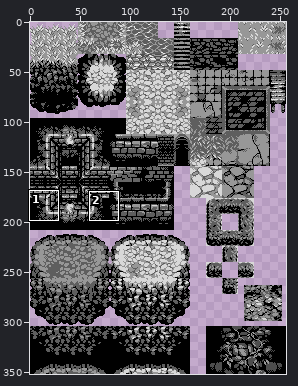
Sprite sheet -- sprites/spr_gb12_level_tileset/e9b1e88f-fd84-4199-b6e1-a33957f27e96.png. Above: a wide view before the commit, with the close-up outlined.
Close-up. As it was:
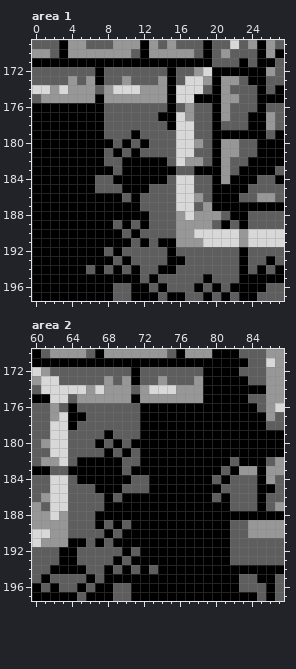
The file is 256x352 pixels. Colours within 5 levels of each other are drawn and written as one. Shown: area 1: x 0..27, y 169..197; area 2: x 60..87, y 170..197.
The same view after the edit:
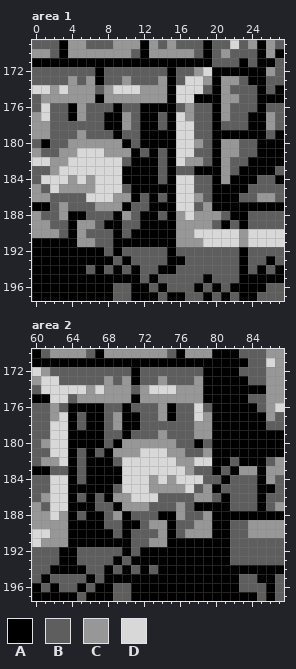
Palette (. is transparent): A #000000  B #5e5e5e  C #979797  D #d8d8d8
Edits made:
--- area 1
@@ x 0..17 @@
 175 BCCCCCCACCCCCCCADD
-176 AAAAAAAABBBBBBBABC
-177 AAAAAAAABBBBBBAADC
-178 AAAAAAAABBBBBBBADD
-179 AAAAAAAABBBABBBBDD
-180 AAAAAAAAABABABBBDD
-181 AAAAAAAABABABBBBDD
-182 AAAAAAAABBAAAAABDC
-183 AAAAAAAAABAAAAAABB
-184 AAAAAAABBAAAAAABDD
-185 AAAAAAABBBAAABBBDD
-186 AAAAAAAAAABABBBBDD
-187 AAAAAAAAAAAABBBBDD
-188 AAAAAAAAAAAAABBBCD
-189 AAAAAAAAABABABBBCC
-190 AAAAAAAAAABABBBBCC
-191 AAAAAAAAAAABABAACC
+176 BDBBACBBBABBAAAABC
+177 CDBBACBBAACBAABADC
+178 CCBBBBBBAACBAABADD
+179 CCBBBCBBBABBAAAADD
+180 BABBCCCCCCABAAAADD
+181 CBBCCDDDCCCABABADD
+182 DDCCDDDDDDBAAABADC
+183 BBCDDDDDDDAAAABABB
+184 BDDDCDCDDDAAAABADD
+185 CBDCCCCDDDBAAAAADD
+186 CCBBBBDDDCCABABADD
+187 AABCBBBCCCABBAAADD
+188 CBBCAABBBACBAABACD
+189 CCBBACCBAABBAAAACC
+190 CCCBACBBBABAAAAACC
+191 AAAAACCBBAAAAAAACC
 192 AAAAAAAABABBBBBABB
--- area 2
@@ x 60..87 @@
 175 AADDBCCCCCCACCCCCCCAAAAABBCC
-176 BBCBABBBBBBBAAAAAAAAAAAAABCD
-177 BBCDAABBBBBBAAAAAAAAAAAAAACB
-178 BBDDABBBBBBBAAAAAAAAAAAAAABB
-179 BBDDBBBBABBBAAAAAAAAAAAAAAAA
-180 BCDDBBBABABAAAAAAAAAAAAAAAAA
-181 BBDDBBBBABABAAAAAAAAAAAAAAAA
-182 BCCDBAAAAABBAAAAAAAAAABAAABC
-183 AABBAAAAAABAAAAAAAAAABACCACC
-184 BBDDBAAAAAABBAAAAAAABABBBACB
-185 BBDDBBBAAABBBAAAAAAAABBBBAAB
-186 BCDDBBBBABAAAAAAAAAABABBBABB
-187 CBDDBBBBAAAAAAAAAAAAAABBBABC
-188 CCDCBBBAAAAAAAAAAAAAAAAAAAAA
-189 CCCCBBBABABAAAAAAAAAAABBCCCC
-190 DDCCBBBBABAAAAAAAAAAAABBCCCC
-191 DCCCAABABAAAAAAAAAAAAABBBBBB
+176 BBCBAAAABBABBBCABBDBAAAAABCD
+177 BBCDABAABCAABBCABBDCAAAAAACB
+178 BBDDABAABCAABBBBBBCCAAAAAABB
+179 BBDDAAAABBABBBCBBBCCAAAAAAAA
+180 BCDDAAAABACCCCCCBBABAAAAAAAA
+181 BBDDABABACCCDDDCCBBCAAAAAAAA
+182 BCCDABAAABDDDDDDCCDDAABAAABC
+183 AABBABAAAADDDDDDDCBBABACCACC
+184 BBDDABAAAADDDCDCDDDBBABBBACB
+185 BBDDAAAAABDDDCCCCDBCABBBBAAB
+186 BCDDABABACCDDDBBBBCCBABBBABB
+187 CBDDAAABBACCCBBBCBAAAABBBABC
+188 CCDCABAABCABBBAACBBCAAAAAAAA
+189 CCCCAAAABBAABCCABBCCAABBCCCC
+190 DDCCAAAAABABBBCABCCCAABBCCCC
+191 DCCCAAAAAAABBCCAAAAAAABBBBBB
 192 BBBAABBBBBABAAAAAAAAAABBBBBB
